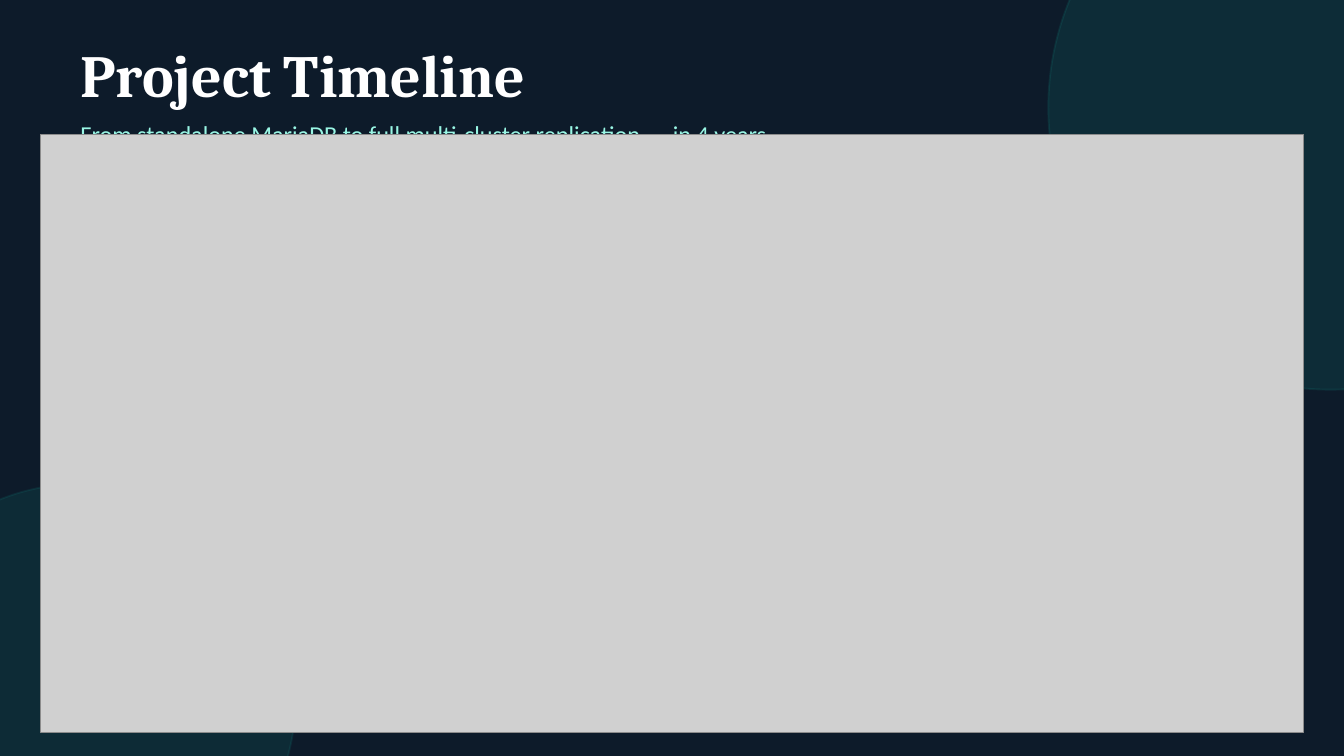
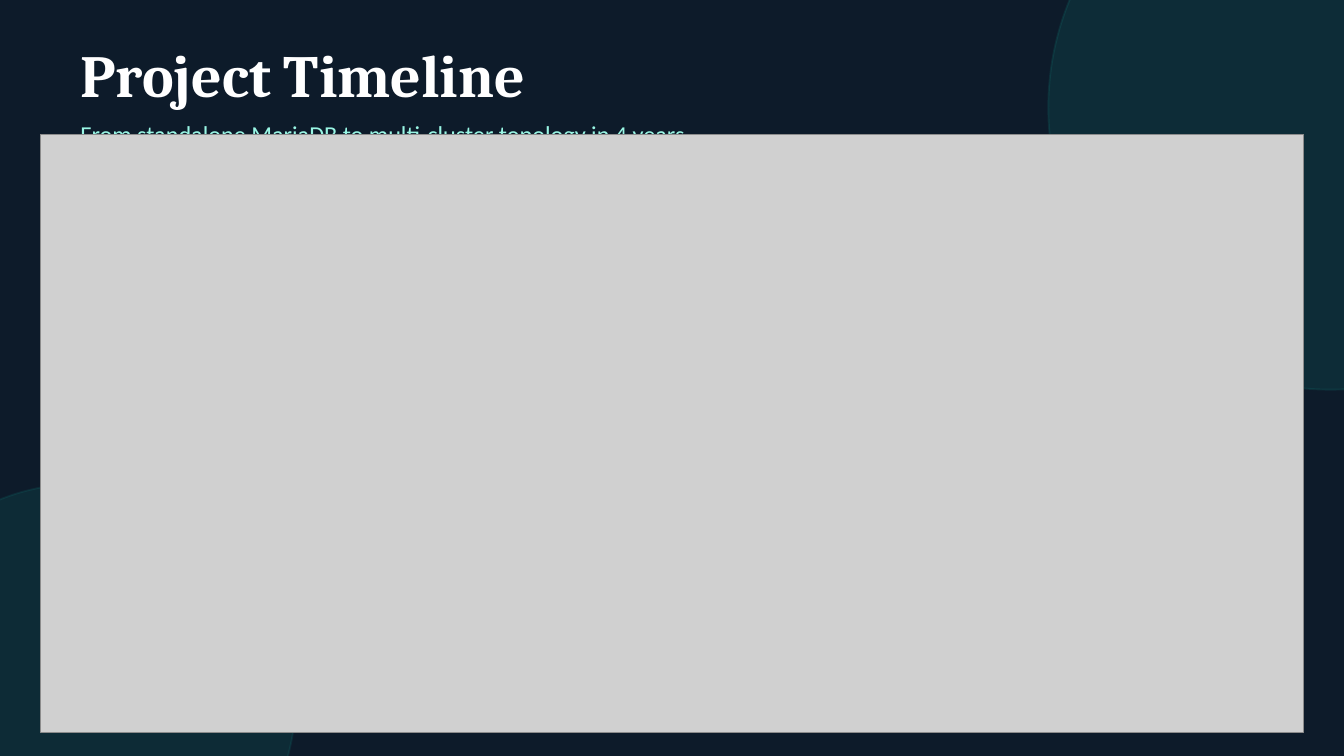
Before and after one commit to Bandwidth/mariadb-operator, a slide deck: slide 3 of demos/multi-cluster/slides/mariadb-operator.odp. Drawn at 1344x756 pixels with LibreOffice and Linux fonts; fonts in the diff are those of the drawing; grey boxes stand for pictures. Boxes give left, top, right and bottom in pixels: in the first picture for what was removed or moved away, otherwise in the second. Text is boxed around its words. In the diff, an @@ line names an element or a change of style, - is before the commit and + after.

```diff
--- a/demos/multi-cluster/slides/mariadb-operator.odp
+++ b/demos/multi-cluster/slides/mariadb-operator.odp
@@ text at bbox=[80, 123, 685, 135]: text changed @@
-From standalone MariaDB to full multi-cluster replication — in 4 years
+From standalone MariaDB to multi-cluster topology in 4 years
```
Also in this commit, not shown: 18 other slides changed, 3 other files.
